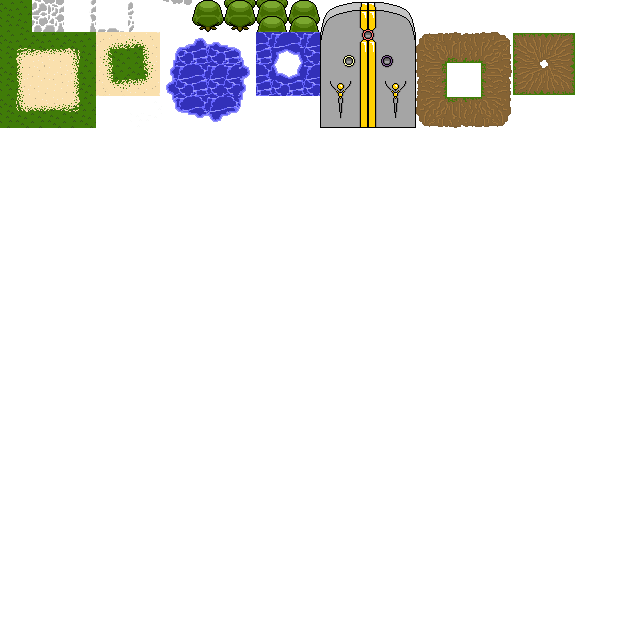
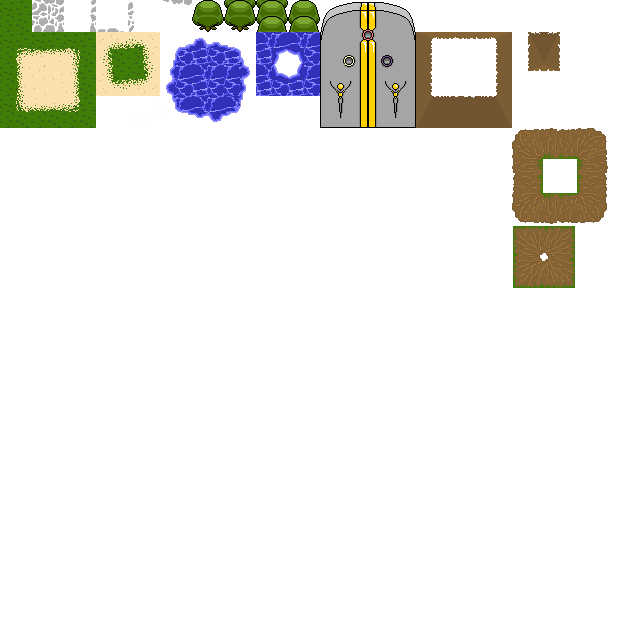
Two versions of the same layered image (640px x 640px). Layer-by-layer changes:
painted on "Layer 0" over [left=414, top=32, right=608, bottom=288]
